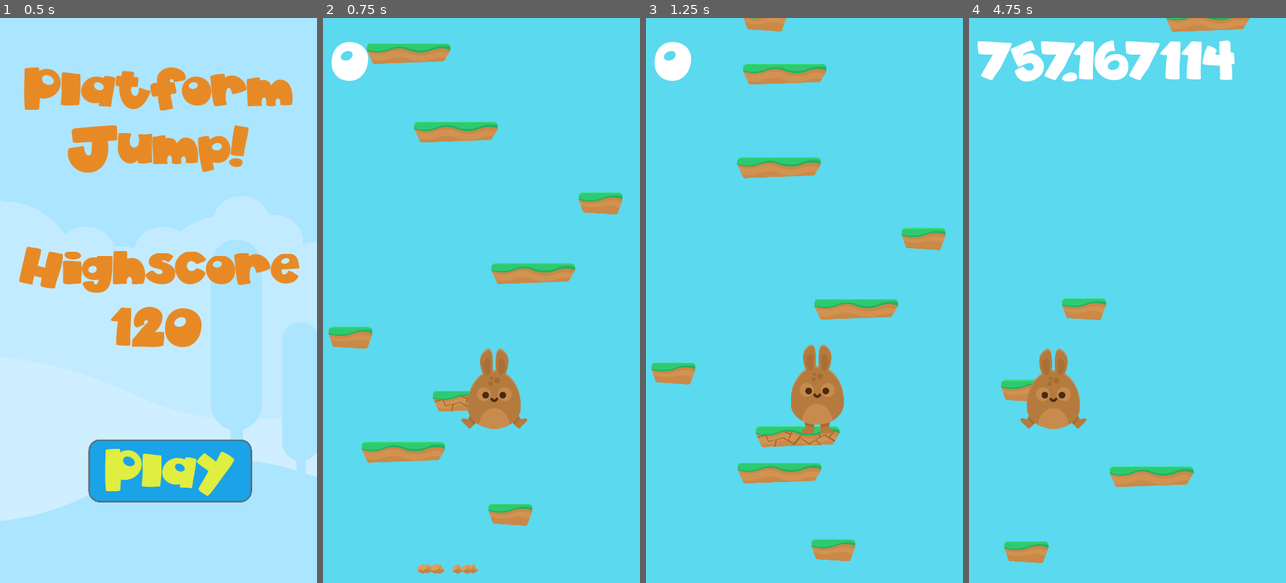
Above: before the commit, frames 1-4 (left to right).
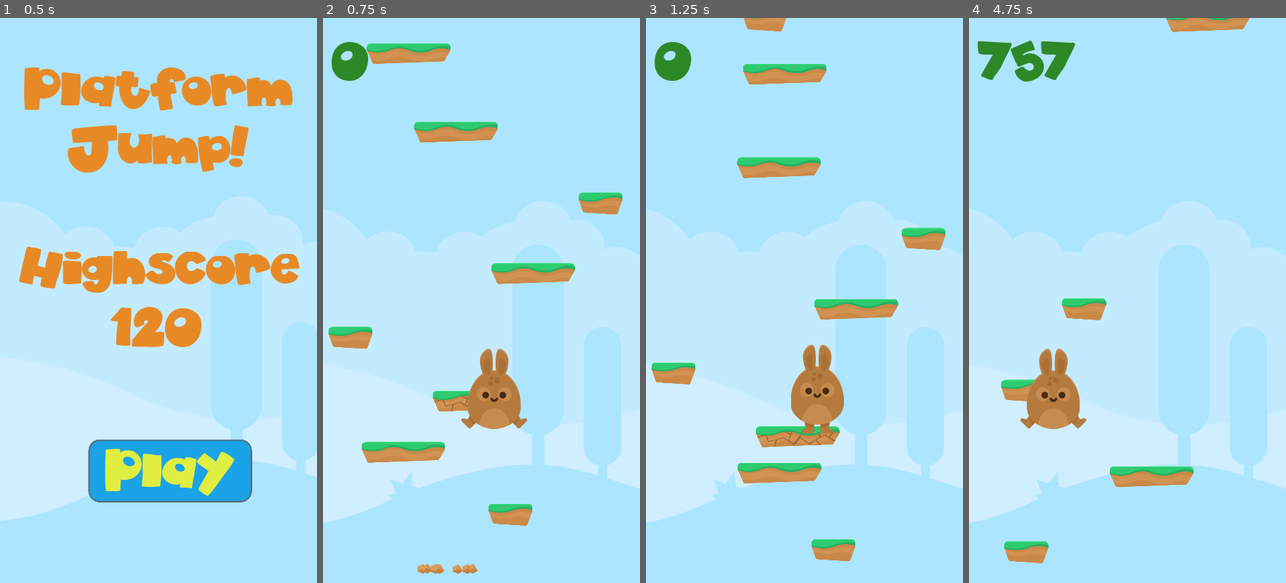
Above: after the commit, the same moments.

Repository: jagc/platformJump
Game: Godot game, scene res://scenes/menu.tscn
Same seed, same stepped clock (60 frames per second), same inputs: the game is played once before the commit and once after it.
Inputs (mouse positions are in pixels of both pictures, inside the frame that each line leads up to):
- Up to frame 1 (0.5 s): no input
- Up to frame 2 (0.75 s): click "Play" at 0.5 s
- Up to frame 3 (1.25 s): no input
- Up to frame 4 (4.75 s): tap Enter (ui_accept) at 1.25, 1.52, 2.27, 3.77, 4.52 s; move the mouse to (1197, 272) at 1.27 s; hold Right (ui_right) 1.28-2.03 s; click (1197, 272) at 1.42 s; move the mouse to (1064, 328) at 2.02 s; hold Left (ui_left) 2.03-2.78 s; move the mouse to (1159, 176) at 2.77 s; hold Right (ui_right) 2.78-4.28 s; move the mouse to (1111, 413) at 3.52 s; click (1111, 413) at 3.67 s; move the mouse to (1222, 385) at 4.27 s; hold Left (ui_left) from 4.28 s (still down)

Frame 1 is identical in both runs. In frame 2, 93% of the frame differs, in the area x 0-100%, y 0-100%; in frame 3, 92%; in frame 4, 96%.

Commit message:
debugged scoring

Diff:
--- a/scenes/game.tscn
+++ b/scenes/game.tscn
@@ -7,6 +7,10 @@
 [ext_resource path="res://scenes/movingGrassPlatform.tscn" type="PackedScene" id=5]
 [ext_resource path="res://scenes/player.tscn" type="PackedScene" id=6]
 [ext_resource path="res://fonts/akaDylan96.tres" type="DynamicFont" id=7]
+[ext_resource path="res://background/bg_layer1.png" type="Texture" id=8]
+[ext_resource path="res://background/bg_layer2.png" type="Texture" id=9]
+[ext_resource path="res://background/bg_layer3.png" type="Texture" id=10]
+[ext_resource path="res://background/bg_layer4.png" type="Texture" id=11]
 
 [node name="game" type="Node"]
 script = ExtResource( 1 )
@@ -21,6 +25,7 @@
 collision/safe_margin = 1.0
 
 [node name="ui" type="CanvasLayer" parent="."]
+layer = 5
 
 [node name="score" type="RichTextLabel" parent="ui"]
 margin_left = 19.0
@@ -28,5 +33,25 @@
 margin_right = 717.0
 margin_bottom = 170.0
 custom_fonts/normal_font = ExtResource( 7 )
+custom_colors/default_color = Color( 0.188235, 0.537255, 0.156863, 1 )
 text = "965"
+
+[node name="background" type="CanvasLayer" parent="."]
+layer = -5
+
+[node name="Sprite" type="Sprite" parent="background"]
+position = Vector2( 199.282, 640.911 )
+texture = ExtResource( 8 )
+
+[node name="Sprite2" type="Sprite" parent="background"]
+position = Vector2( 199.282, 640.911 )
+texture = ExtResource( 9 )
+
+[node name="Sprite3" type="Sprite" parent="background"]
+position = Vector2( 199.282, 640.911 )
+texture = ExtResource( 10 )
+
+[node name="Sprite4" type="Sprite" parent="background"]
+position = Vector2( 199.282, 640.911 )
+texture = ExtResource( 11 )
 [connection signal="just_jumped" from="player" to="." method="_on_player_just_jumped"]
--- a/scripts/player.gd
+++ b/scripts/player.gd
@@ -22,7 +22,6 @@
 signal just_jumped
 
 func _ready():
-	score = abs(highest_reached_position) - 300
 	screen_width = get_viewport_rect().size.x
 	half_sprite_width = animated_sprite.frames.get_frame("idle", 0).get_width() / 2
 	current_gravity = GRAVITY
@@ -36,7 +35,8 @@
 		_decrement_jump(delta)
 
 	highest_reached_position = position.y if position.y < highest_reached_position else highest_reached_position
-	score = abs(highest_reached_position) - 300
+	score = int(abs(highest_reached_position) - 300)
+	score = score if score > 0 else 0
 	if position.y >= highest_reached_position + death_position_offset:
 		die()
 
Not shown: 1 places in scenes/game.tscn that only renumber resources
